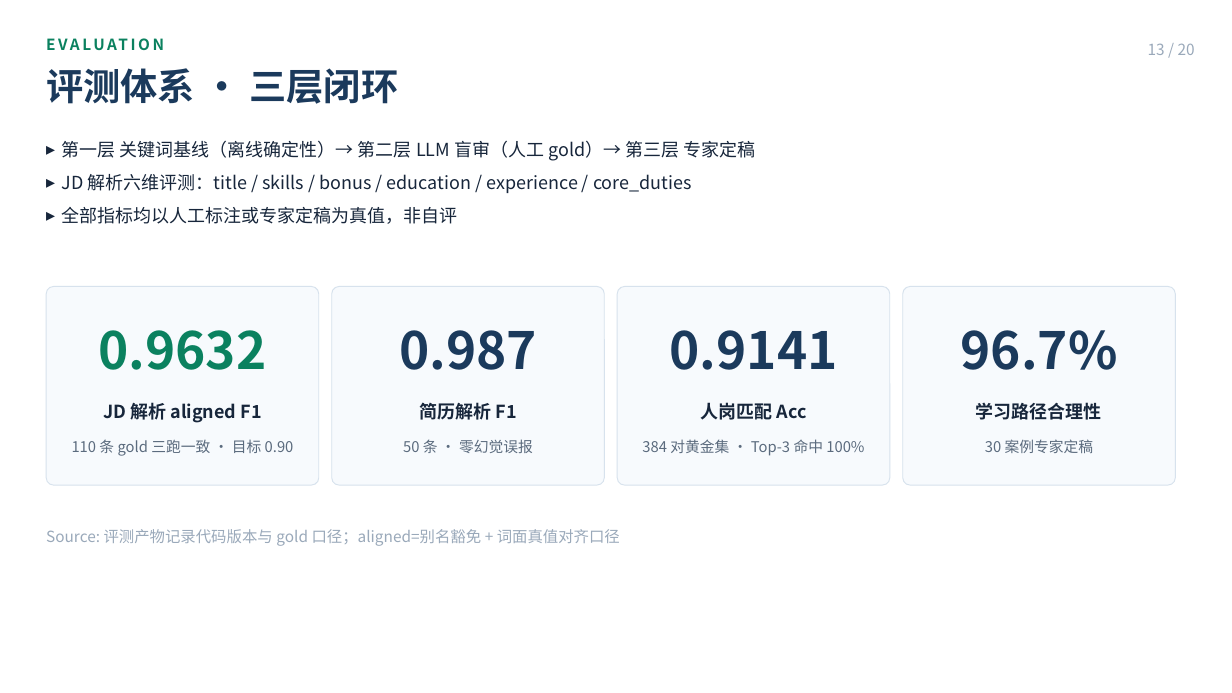
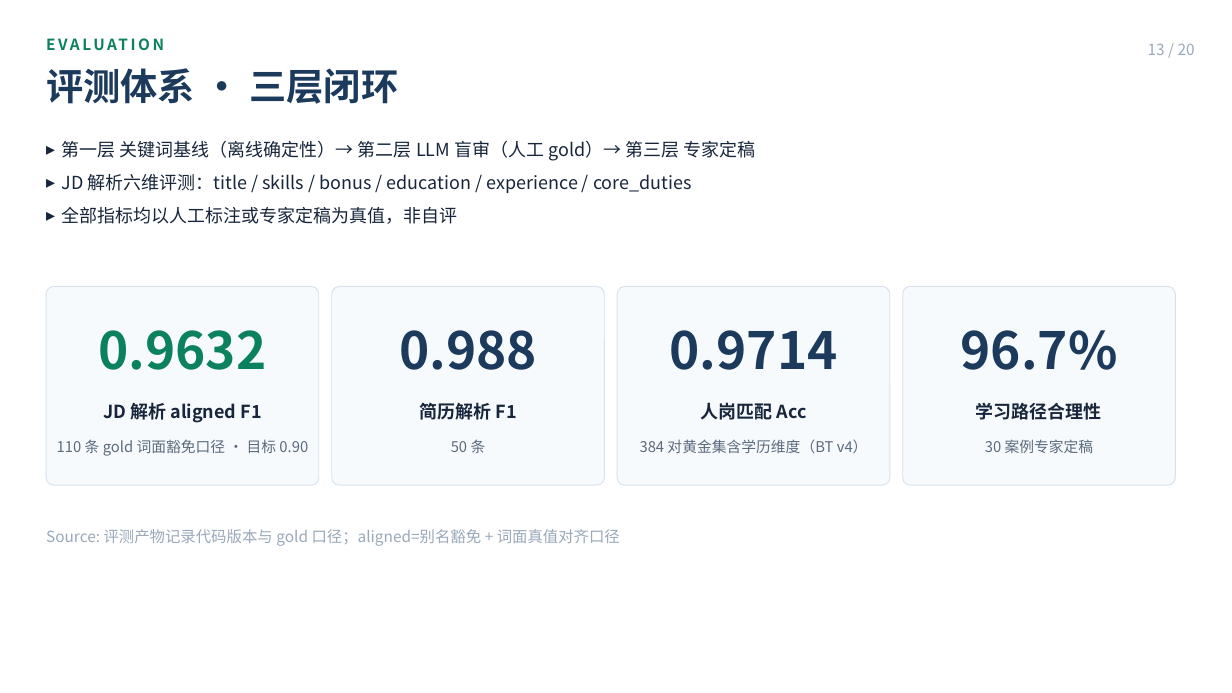
Before and after one commit to Sanksu/zhigang-compass, a slide deck: slide 13 of docs/m5/智岗罗盘_答辩PPT_终稿.pptx. Drawn at 1232x693 pixels with LibreOffice and Linux fonts; fonts in the diff are those of the drawing. Boxes give left, top, right and bottom in pixels: in the first picture for what was removed or moved away, otherwise in the second. Text is boxed around its words. In the diff, an @@ line names an element or a change of style, - is before the commit and + after.

Commit message:
docs(ppt): 补齐终稿 PPT——10 职能域 + 数据截至 9-03 快照 + JD F1 统一 0.9632
对齐域细分阶段 1+2 + 口径校准到讲解 PPT（build_final.js 重生成）：
- 页6 知识图谱：5 大骨干职能域 → 10 职能域（5 骨干 + 4 显式语义域 + 通用）
- 页15 数据规模：Skill 4,393→5,916 / Position 140→120（9-03 快照），
  域说明补 10 职能域，注改「数据截至 graph_v20260903（17705 节点/73575 边）」
- 页7/13/18/结尾：JD aligned F1 0.9629 → **0.9632**（4 处，08-28 正式验收三跑值，
  顶部 09-01 注释保留 0.9629 作历史口径说明）
- 已验证重生成后的 pptx：页7/13/18 均 0.9632，20 页

关联：域细分 #759/#761（frozen4）、口径校准 #774（0.9632）、快照 graph_v20260903

```diff
--- a/docs/m5/智岗罗盘_答辩PPT_终稿.pptx
+++ b/docs/m5/智岗罗盘_答辩PPT_终稿.pptx
@@ text at (399, 330, 537, 370): text changed @@
-0.987
+0.988
@@ text at (670, 330, 838, 370): text changed @@
-0.9141
+0.9714
@@ text at (57, 439, 308, 456): text changed @@
-110 条 gold 三跑一致 · 目标 0.90
+110 条 gold 词面豁免口径 · 目标 0.90
@@ text at (451, 439, 486, 453): text changed @@
-50 条 · 零幻觉误报
+50 条
@@ text at (640, 439, 868, 453): text changed @@
-384 对黄金集 · Top-3 命中 100%
+384 对黄金集含学历维度（BT v4）
```
Also in this commit, not shown: 4 other slides changed, 1 other file.
